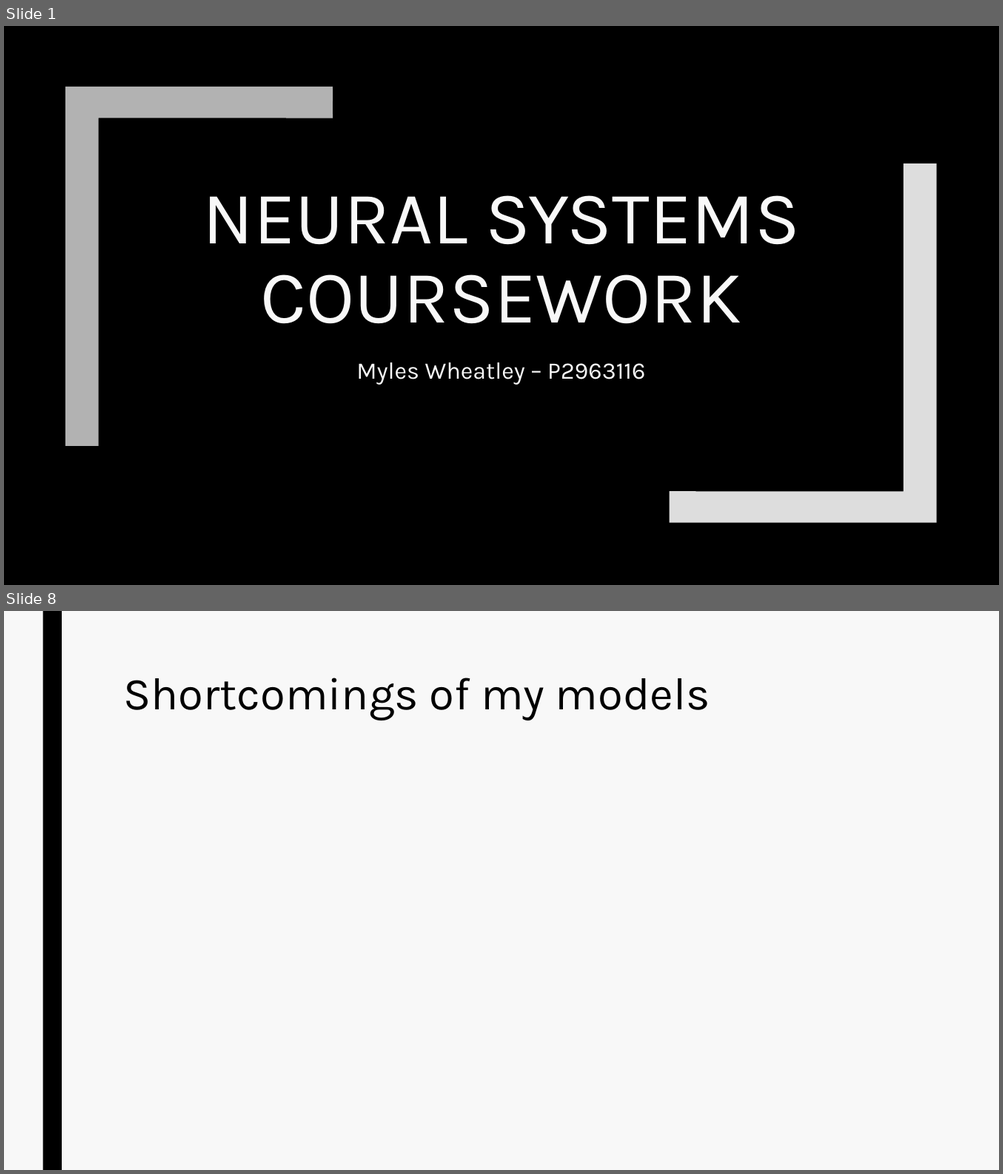
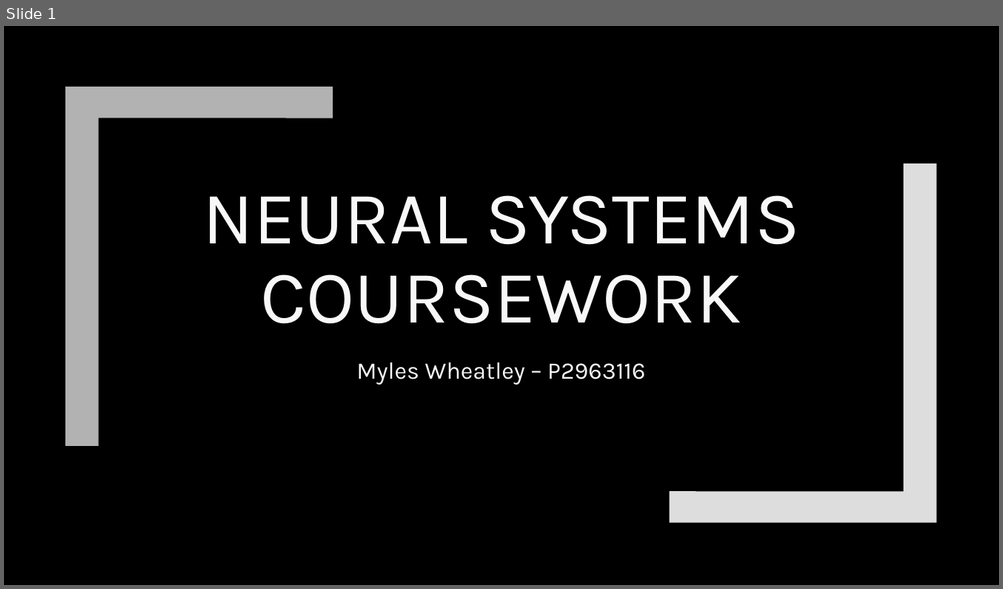
Before and after one commit to amjvl-git/csip-5103-coursework-2025-miloshkii, a slide deck: P2963116/P2963116_ppt.pptx. Shown one above the other, each under a label of ours: slides 1 and 8 before the commit, slide 1 after it; the slides between them are not shown. The pictures are 1003x1174 and 1003x589 pixels, drawn with LibreOffice and Linux fonts; fonts in the diff are those of the drawing. Boxes give left, top, right and bottom in pixels: in the first picture for what was removed or moved away, otherwise in the second. Text is boxed around its words. In the diff, an @@ line names an element or a change of style, - is before the commit and + after.

```diff
--- a/P2963116/P2963116_ppt.pptx
+++ b/P2963116/P2963116_ppt.pptx
@@ slide 8 removed at [4,611,999,1170], background #F8F8F8 @@
@@ rectangle removed at [42,611,62,1170] @@
@@ title removed at [123,678,710,721] @@
-Shortcomings of my models
```
Also in this commit, not shown: 4 slides changed, 7 slides added, 3 other slides removed.
